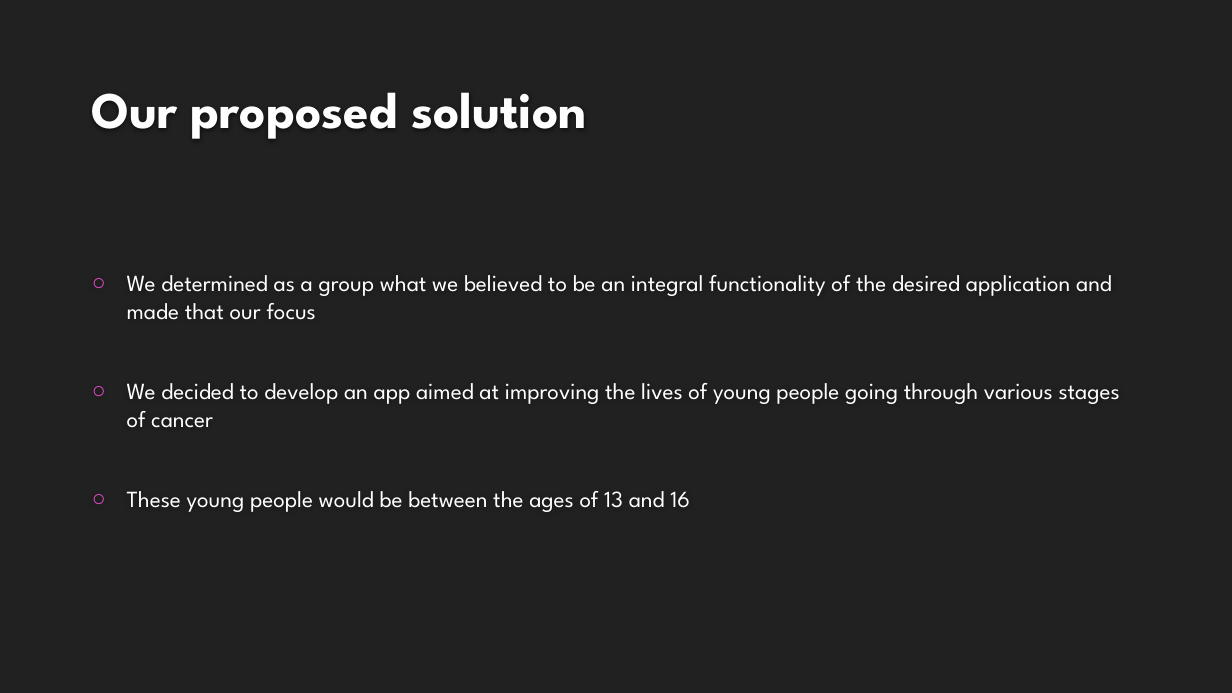
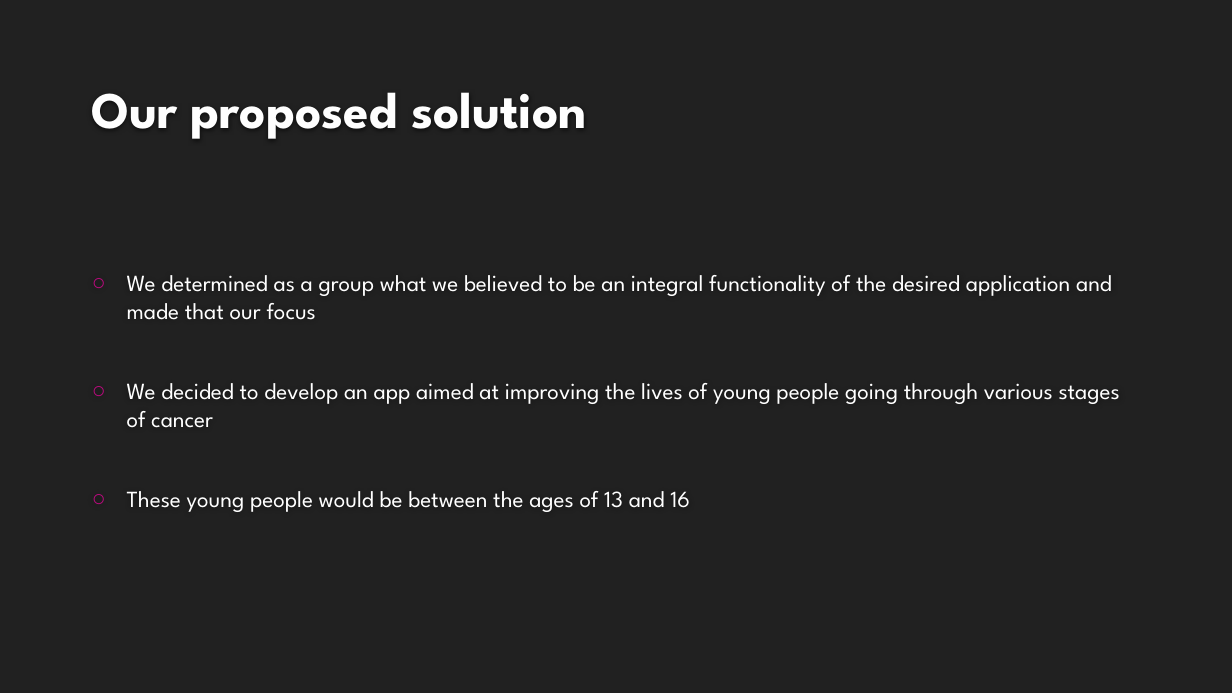
Before and after one commit to cfg-london/team-10, a slide deck: slide 2 of CLIC_SARGENT.pptx. Drawn at 1232x693 pixels with LibreOffice and Linux fonts; fonts in the diff are those of the drawing; background and template pictures are left out. Boxes give left, top, right and bottom in pixels: in the first picture for what was removed or moved away, otherwise in the second. Text is boxed around its words. In the diff, an @@ line names an element or a change of style, - is before the commit and + after.

```diff
--- a/CLIC_SARGENT.pptx
+++ b/CLIC_SARGENT.pptx
@@ text "We determined as a group ..." at (x1=127, y1=275, x2=1120, y2=512): bullet colour #E24ACC to #BA0A7E @@
```
Also in this commit, not shown: 3 other slides changed.
